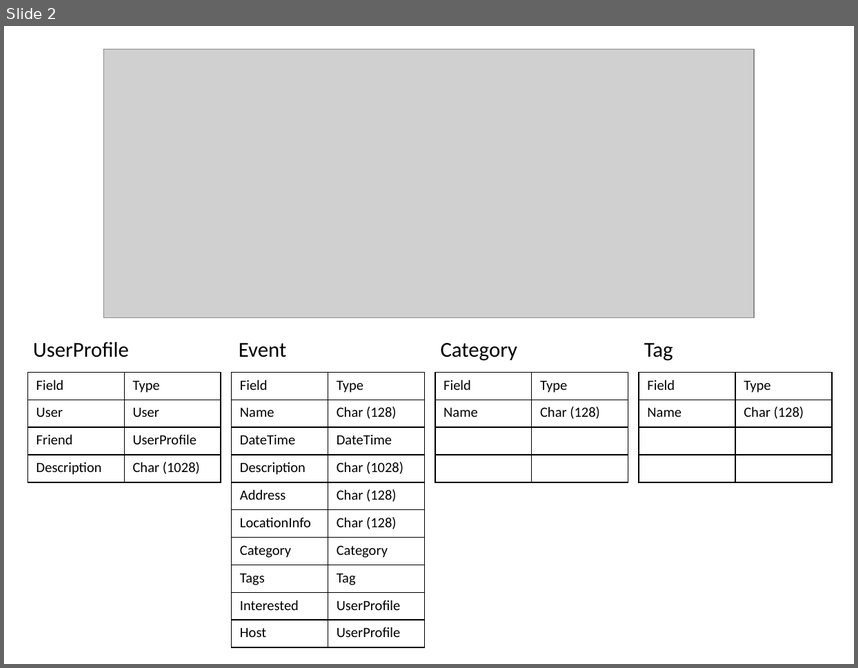
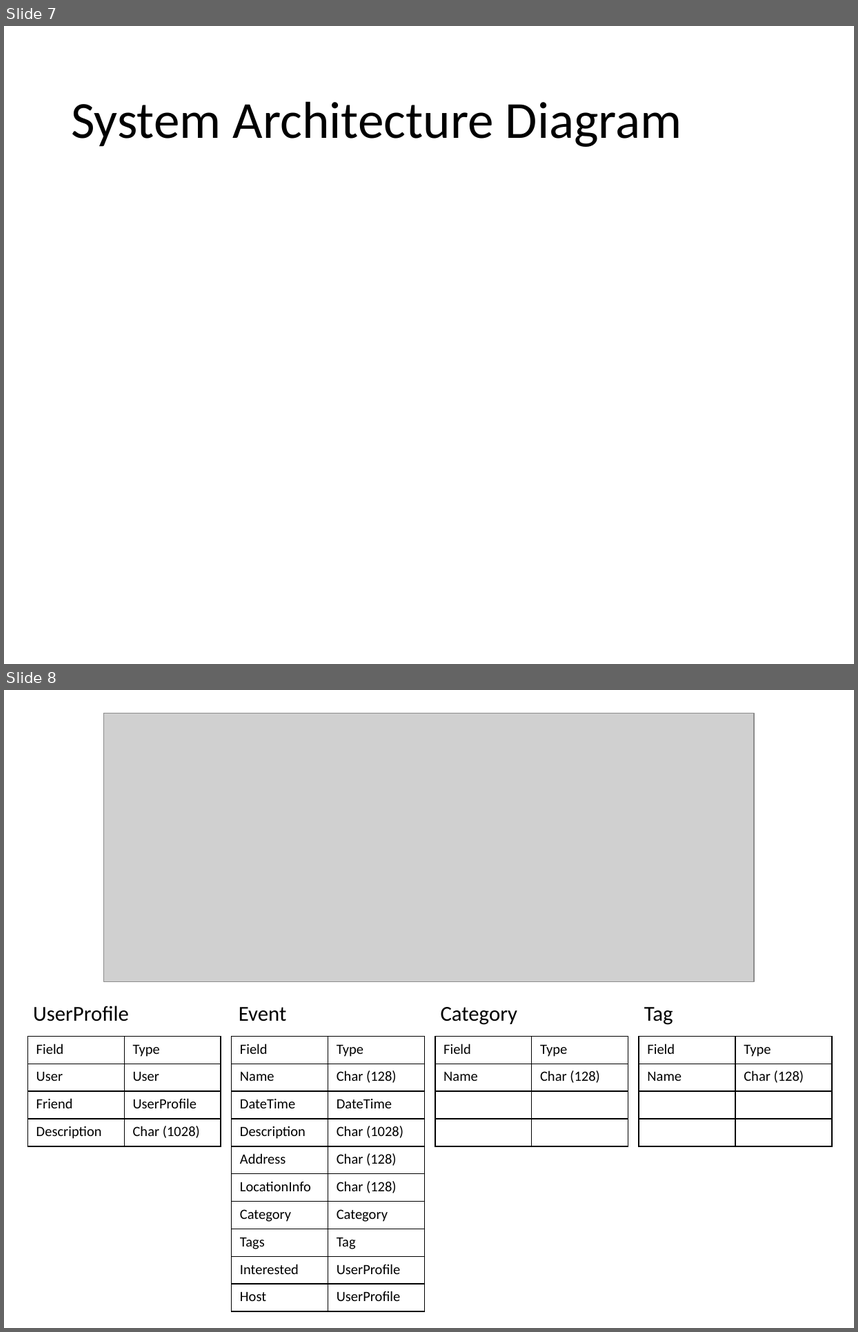
Before and after one commit to Lindronics/wad2_group_project, a slide deck: design_spec/design_specification.pptx. Shown one above the other, each under a label of ours: slide 2 before the commit, slides 7 and 8 after it. The pictures are 858x668 and 858x1332 pixels, drawn with LibreOffice and Linux fonts; fonts in the diff are those of the drawing; grey boxes stand for pictures. Boxes give left, top, right and bottom in pixels: in the first picture for what was removed or moved away, otherwise in the second. Text is boxed around its words. In the diff, an @@ line names an element or a change of style, - is before the commit and + after.

```diff
--- a/design_spec/design_specification.pptx
+++ b/design_spec/design_specification.pptx
@@ slide 7 added at bbox=[4, 26, 854, 664], background #FFFFFF @@
@@ title added at bbox=[71, 101, 682, 147], 44 pt, text #000000 @@
+System Architecture Diagram
@@ what was slide 2 is now slide 8 @@
```
Also in this commit, not shown: 6 other slides added.
